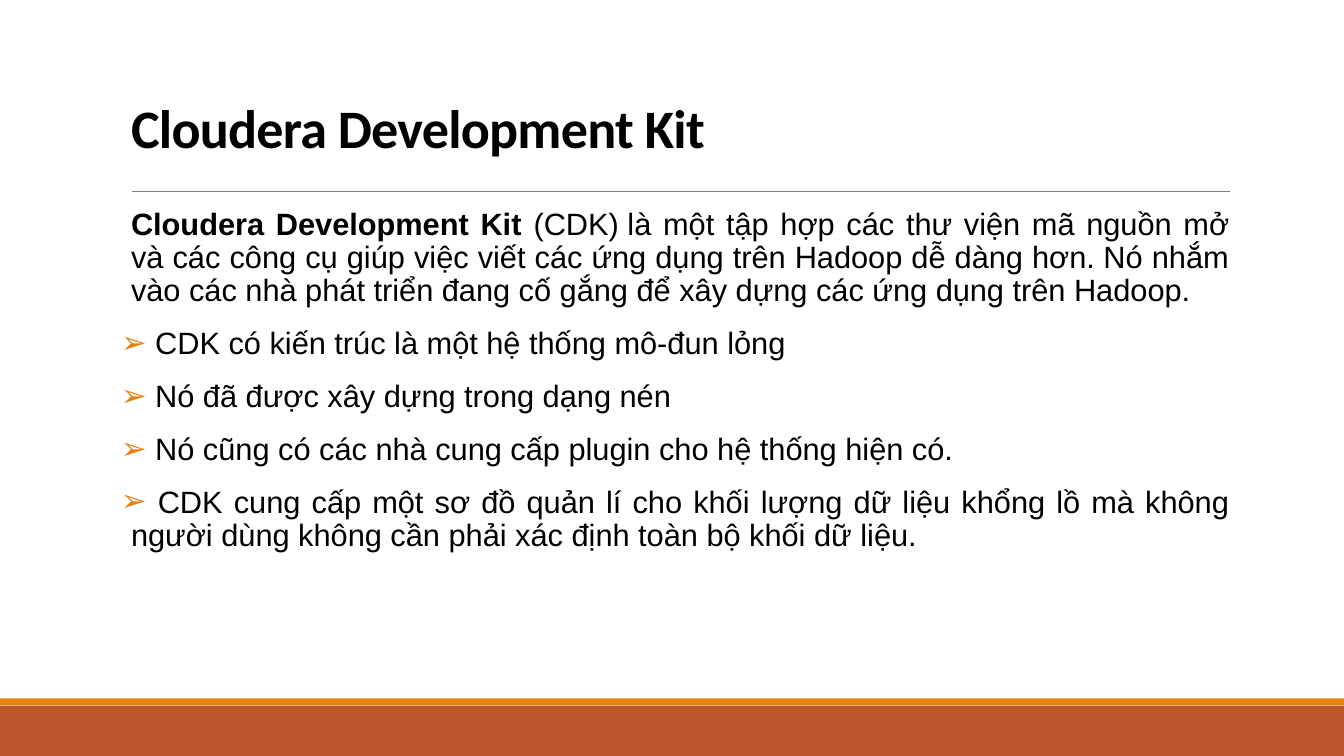
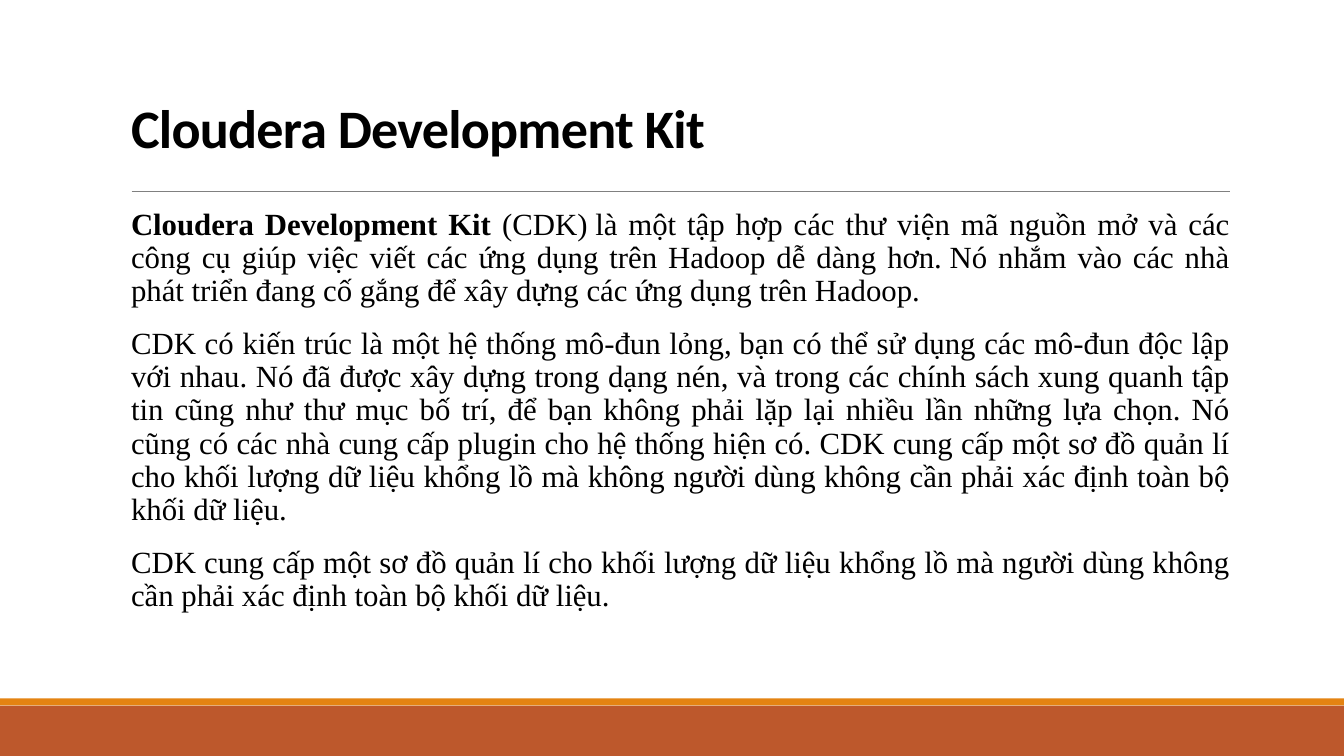
Before and after one commit to sonnv56/Mon-CVDHD-2014, a slide deck: slide 6 of Ngo_Van_Hieu/Xây dựng ứng dụng Với Hadoop.pptx. Drawn at 1344x756 pixels with LibreOffice and Linux fonts; fonts in the diff are those of the drawing. Boxes give left, top, right and bottom in pixels: in the first picture for what was removed or moved away, otherwise in the second. Text is boxed around its words. In the diff, an @@ line names an element or a change of style, - is before the commit and + after.

```diff
--- a/Ngo_Van_Hieu/Xây dựng ứng dụng Với Hadoop.pptx
+++ b/Ngo_Van_Hieu/Xây dựng ứng dụng Với Hadoop.pptx
@@ text at <box>131,212,1229,307</box>: font Arial to Times New Roman in "Cloudera Development Kit (CDK) là một tập ..." @@
@@ text at <box>131,331,1230,612</box>: text changed; font Arial to Times New Roman @@
-➢ CDK có kiến trúc là một hệ thống mô-đun lỏng
-➢ Nó đã được xây dựng trong dạng nén
-➢ Nó cũng có các nhà cung cấp plugin cho hệ thống hiện có.
-➢ CDK cung cấp một sơ đồ quản lí cho khối lượng dữ liệu khổng lồ mà không người dùng không cần phải xác định toàn bộ khối dữ liệu.
+  CDK có kiến trúc là một hệ thống mô-đun lỏng, bạn có thể sử dụng các mô-đun độc lập với nhau. Nó đã được xây dựng trong dạng nén, và trong các chính sách xung quanh tập tin cũng như thư mục bố trí, để bạn không phải lặp lại nhiều lần những lựa chọn. Nó cũng có các nhà cung cấp plugin cho hệ thống hiện có. CDK cung cấp một sơ đồ quản lí cho khối lượng dữ liệu khổng lồ mà không người dùng không cần phải xác định toàn bộ khối dữ liệu.
+  CDK cung cấp một sơ đồ quản lí cho khối lượng dữ liệu khổng lồ mà người dùng không cần phải xác định toàn bộ khối dữ liệu.
```
Also in this commit, not shown: 6 other slides changed, 1 other file.
